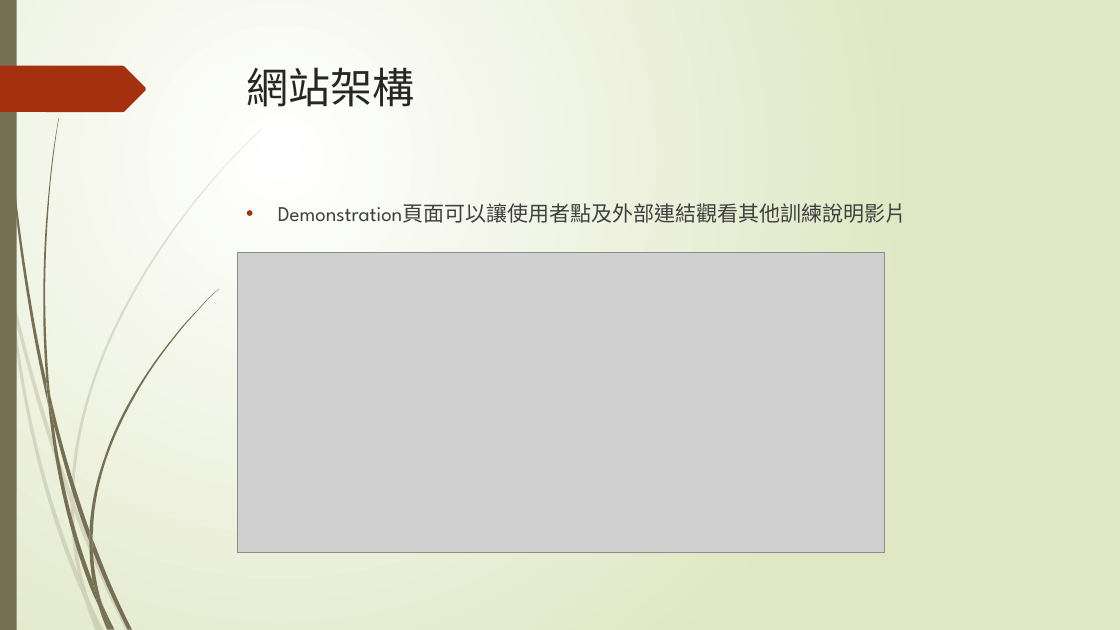
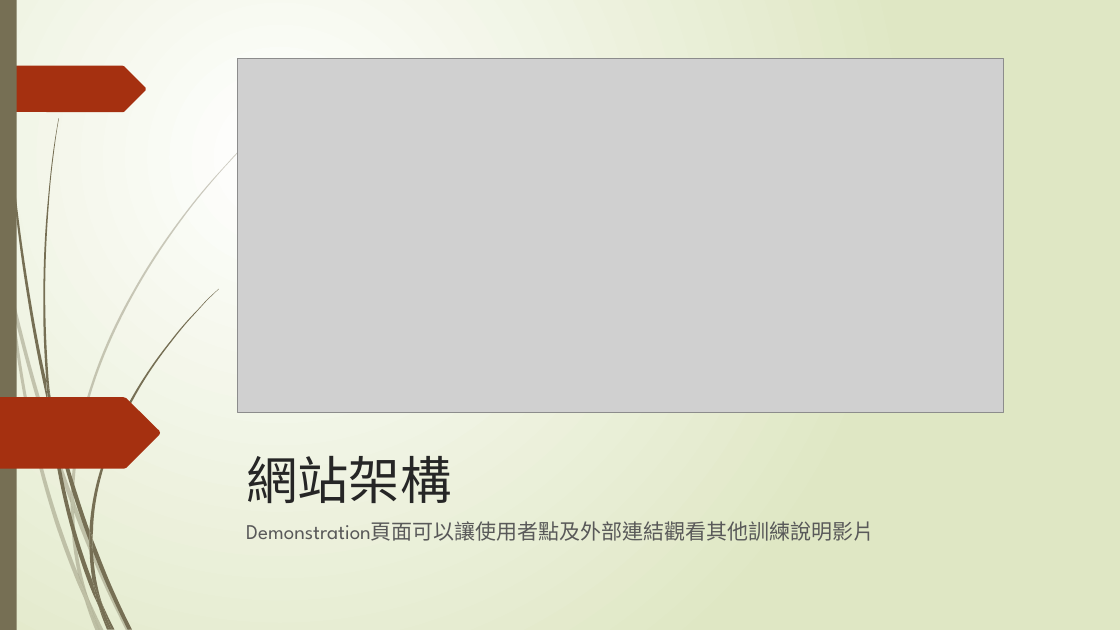
Before and after one commit to james-92/Web_FinalProject, a slide deck: slide 7 of 01157004+01157028.pptx. Drawn at 1120x630 pixels with LibreOffice and Linux fonts; fonts in the diff are those of the drawing; grey boxes stand for pictures. Boxes give left, top, right and bottom in pixels: in the first picture for what was removed or moved away, otherwise in the second. Text is boxed around its words. In the diff, an @@ line names an element or a change of style, - is before the commit and + after.

```diff
--- a/01157004+01157028.pptx
+++ b/01157004+01157028.pptx
@@ rectangle removed at [0, 0, 17, 630] @@
@@ rectangle added at [0, 0, 17, 630], fill #766F54 @@
@@ picture: place and size @@
-picture at [238, 253, 885, 553]
+picture at [238, 58, 1004, 413]
@@ freeform shape added at [0, 397, 160, 469], fill #A53010 @@
@@ title "網站架構": place and size @@
-title "網站架構" at [247, 67, 415, 107]
+title "網站架構" at [246, 456, 451, 503]
@@ title "網站架構" at [246, 456, 451, 503]: size 36 to 44 pt; vertical alignment top to bottom @@
@@ text "Demonstration頁面可以讓使用者點及外部連結觀看其他訓練說明影片": place and size @@
-text "Demonstration頁面可以讓使用者點及外部連結觀看其他訓練說明影片" at [278, 200, 907, 223]
+text "Demonstration頁面可以讓使用者點及外部連結觀看其他訓練說明影片" at [246, 521, 875, 541]
@@ text "Demonstration頁面可以讓使用者點及外部連結觀看其他訓練說明影片" at [246, 521, 875, 541]: text colour #404040 to #595959; bullet • to none @@
@@ group added at [9, 129, 262, 630]: 9 freeform shapes @@
@@ group removed at [3, 0, 218, 630]: 12 freeform shapes @@
@@ group added at [3, 0, 218, 630]: 12 freeform shapes @@
```
Also in this commit, not shown: 8 other slides changed, 6 slides added.
